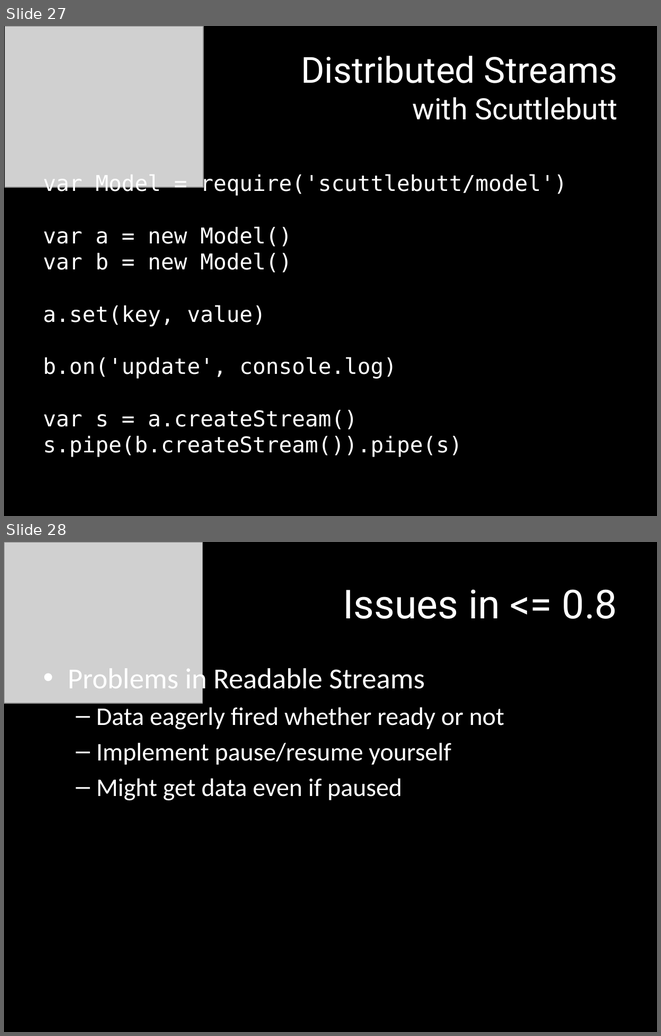
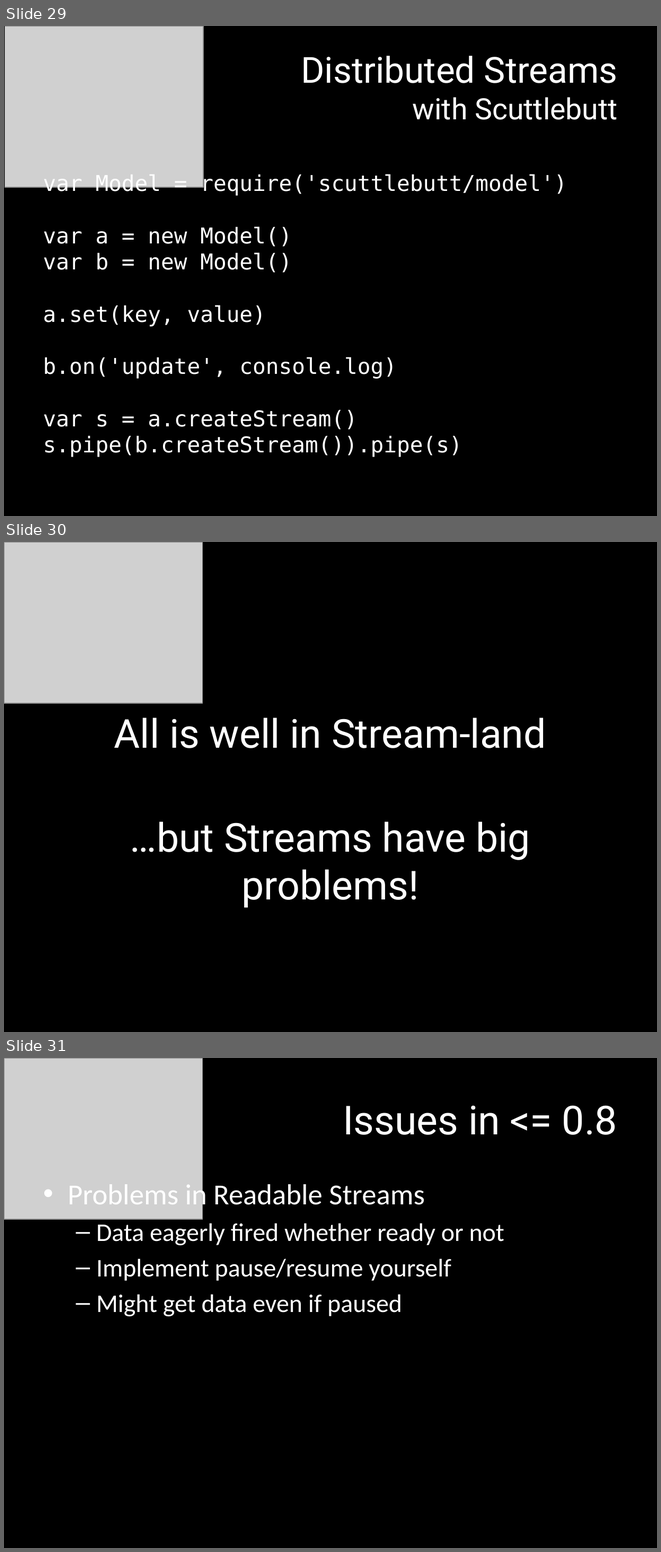
Before and after one commit to mattpodwysocki/SDC2013, a slide deck: SDC2013.pptx. Shown one above the other, each under a label of ours: slides 27 and 28 before the commit, slides 29, 30 and 31 after it. The pictures are 661x1036 and 661x1552 pixels, drawn with LibreOffice and Linux fonts; fonts in the diff are those of the drawing; grey boxes stand for pictures. Boxes give left, top, right and bottom in pixels: in the first picture for what was removed or moved away, otherwise in the second. Text is boxed around its words. In the diff, an @@ line names an element or a change of style, - is before the commit and + after.

```diff
--- a/SDC2013.pptx
+++ b/SDC2013.pptx
@@ slide 30 added at (4, 542, 657, 1032), background #000000 @@
@@ picture added at (4, 542, 203, 703) @@
@@ text added at (114, 717, 546, 748), 44 pt, text #FFFFFF @@
+All is well in Stream-land
@@ text added at (130, 821, 530, 908), 44 pt, text #FFFFFF @@
+…but Streams have big problems!
@@ what was slide 27 is now slide 29 @@
@@ what was slide 28 is now slide 31 @@
```
Also in this commit, not shown: 1 slide changed, 7 other slides added, 1 slide removed.
